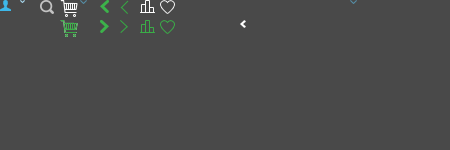
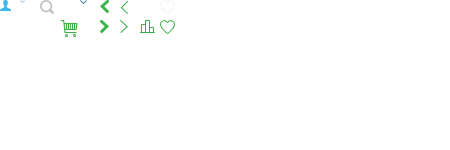
Revision of a layered 450x150 image; what changed, layer by layer:
painted on "Layer 2 copy" over [240, 20, 246, 28]
painted on "Shape 324", unmasked it over [80, 0, 357, 4]
hid "Background" over [0, 0, 450, 150]
